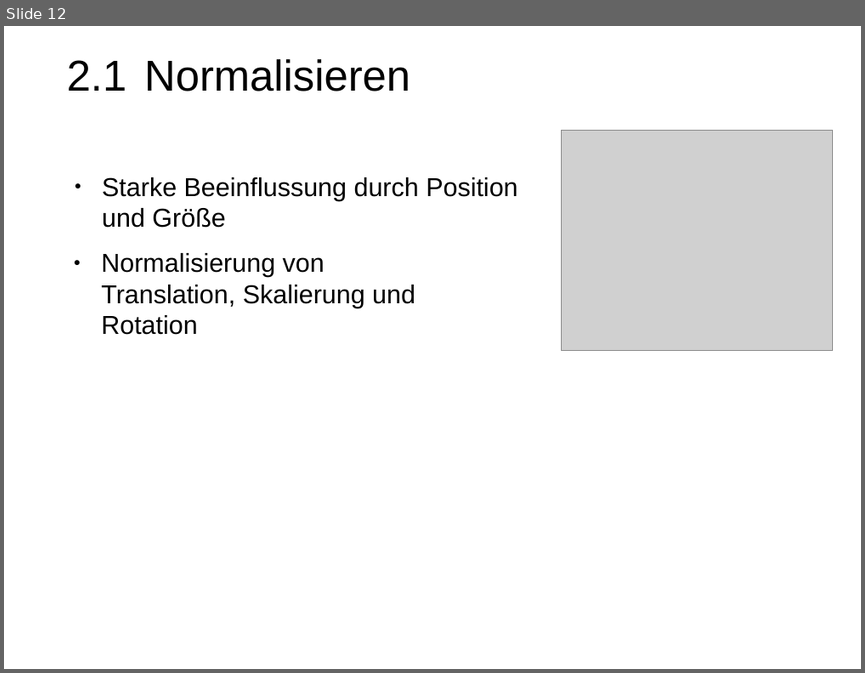
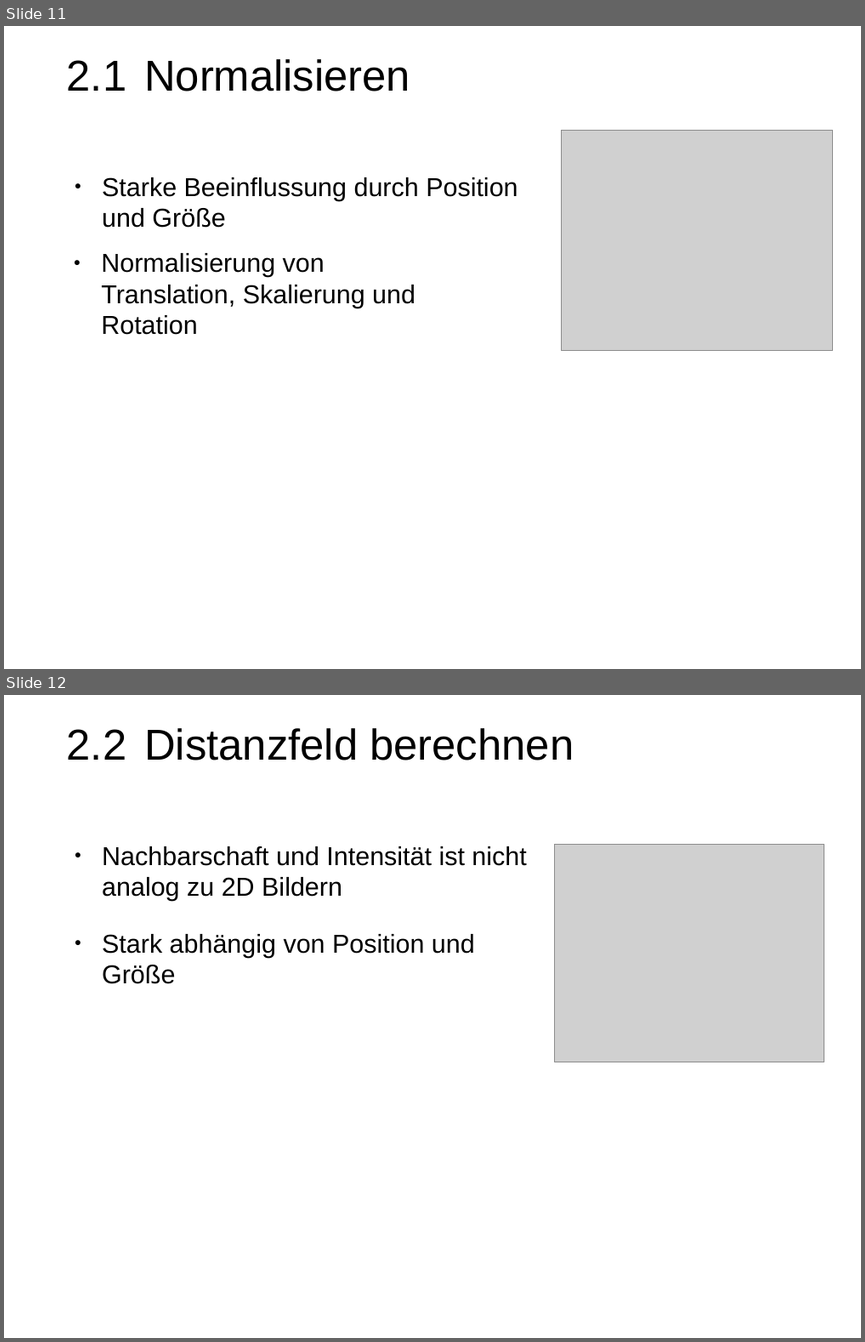
Before and after one commit to PhilippLambracht/prosem_mse, a slide deck: slides/slides.odp. Shown one above the other, each under a label of ours: slide 12 before the commit, slides 11 and 12 after it. The pictures are 865x673 and 865x1342 pixels, drawn with LibreOffice and Linux fonts; fonts in the diff are those of the drawing; grey boxes stand for pictures. Boxes give left, top, right and bottom in pixels: in the first picture for what was removed or moved away, otherwise in the second. Text is boxed around its words. In the diff, an @@ line names an element or a change of style, - is before the commit and + after.

```diff
--- a/slides/slides.odp
+++ b/slides/slides.odp
@@ slide 12 added at (x1=4, y1=695, x2=861, y2=1338), background #FFFFFF @@
@@ text added at (x1=67, y1=728, x2=574, y2=760), 40 pt, text #000000 @@
+2.2 Distanzfeld berechnen
@@ text added at (x1=102, y1=846, x2=526, y2=901), 24 pt, text #000000 @@
+● Nachbarschaft und Intensität ist nicht analog zu 2D Bildern
@@ picture added at (x1=556, y1=845, x2=824, y2=1062) @@
@@ text added at (x1=102, y1=934, x2=475, y2=984), 24 pt, text #000000 @@
+● Stark abhängig von Position und Größe
@@ what was slide 12 is now slide 11 @@
```
Also in this commit, not shown: 1 slide changed, 4 other slides added, 1 slide removed, 6 other files.
